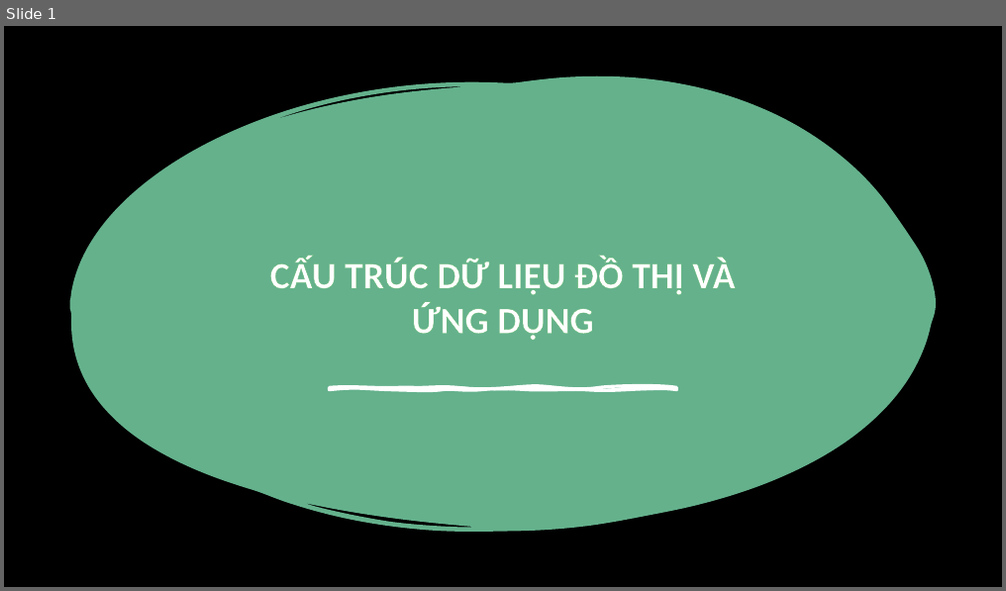
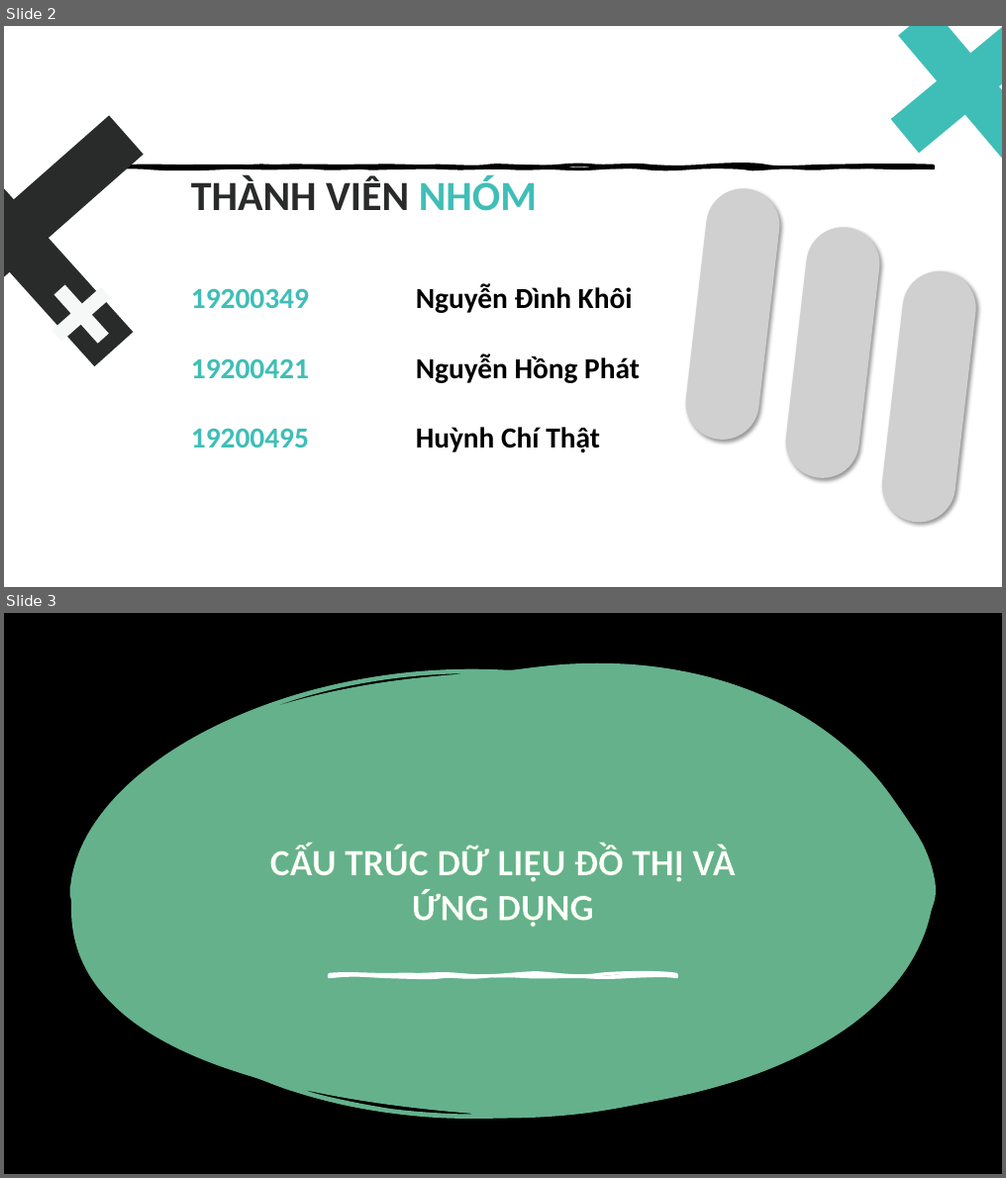
Before and after one commit to thathcmus/CTDL_GT, a slide deck: Cau_Truc_Du_Lieu_Do_Thi_Va_Ung_Dung.pptx. Shown one above the other, each under a label of ours: slide 1 before the commit, slides 2 and 3 after it. The pictures are 1006x591 and 1006x1178 pixels, drawn with LibreOffice and Linux fonts; fonts in the diff are those of the drawing; grey boxes stand for pictures; background and template pictures are left out. Boxes give left, top, right and bottom in pixels: in the first picture for what was removed or moved away, otherwise in the second. Text is boxed around its words. In the diff, an @@ line names an element or a change of style, - is before the commit and + after.

```diff
--- a/Cau_Truc_Du_Lieu_Do_Thi_Va_Ung_Dung.pptx
+++ b/Cau_Truc_Du_Lieu_Do_Thi_Va_Ung_Dung.pptx
@@ slide 2 added at [4, 26, 1002, 587], background #FFFFFF @@
@@ freeform shape added at [891, 26, 1002, 159], fill #3FBEB7 @@
@@ freeform shape added at [4, 116, 144, 368], fill #292B2A @@
@@ freeform shape added at [73, 166, 934, 169], fill #000000, outline #000000 3 pt @@
@@ text added at [191, 175, 537, 211], 40 pt, text #292B2A, bold @@
+THÀNH VIÊN NHÓM
@@ picture added at [681, 185, 783, 444] @@
@@ picture added at [782, 223, 884, 482] @@
@@ cross added at [35, 268, 130, 361], fill #F6F8F7 @@
@@ text added at [191, 284, 640, 454], 28 pt, text #000000, bold @@
+19200349 Nguyễn Đình Khôi
+19200421 Nguyễn Hồng Phát
+19200495 Huỳnh Chí Thật
@@ picture added at [878, 268, 980, 527] @@
@@ what was slide 1 is now slide 3 @@
```
Also in this commit, not shown: 5 other slides added, 2 other files.
